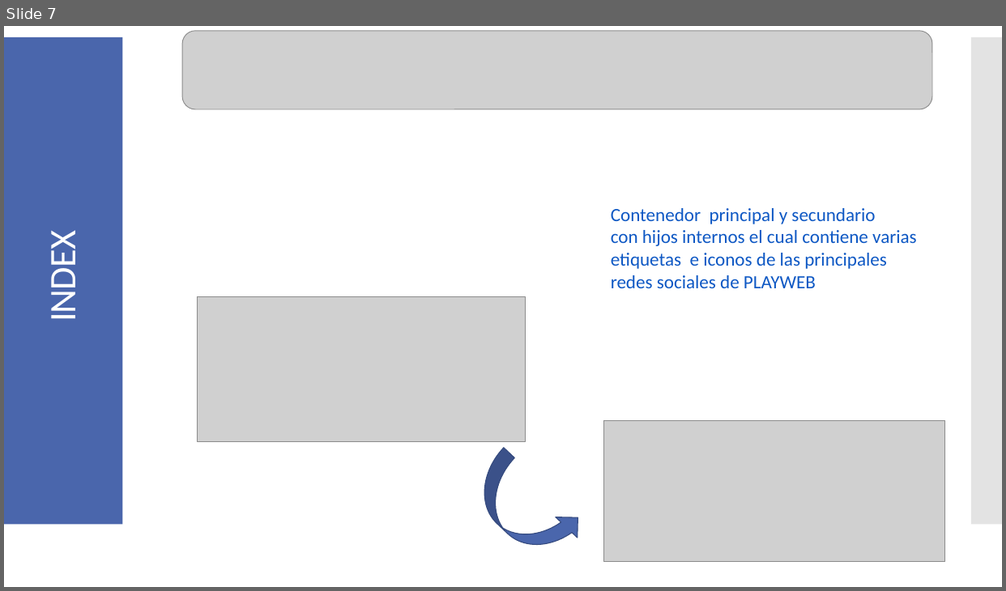
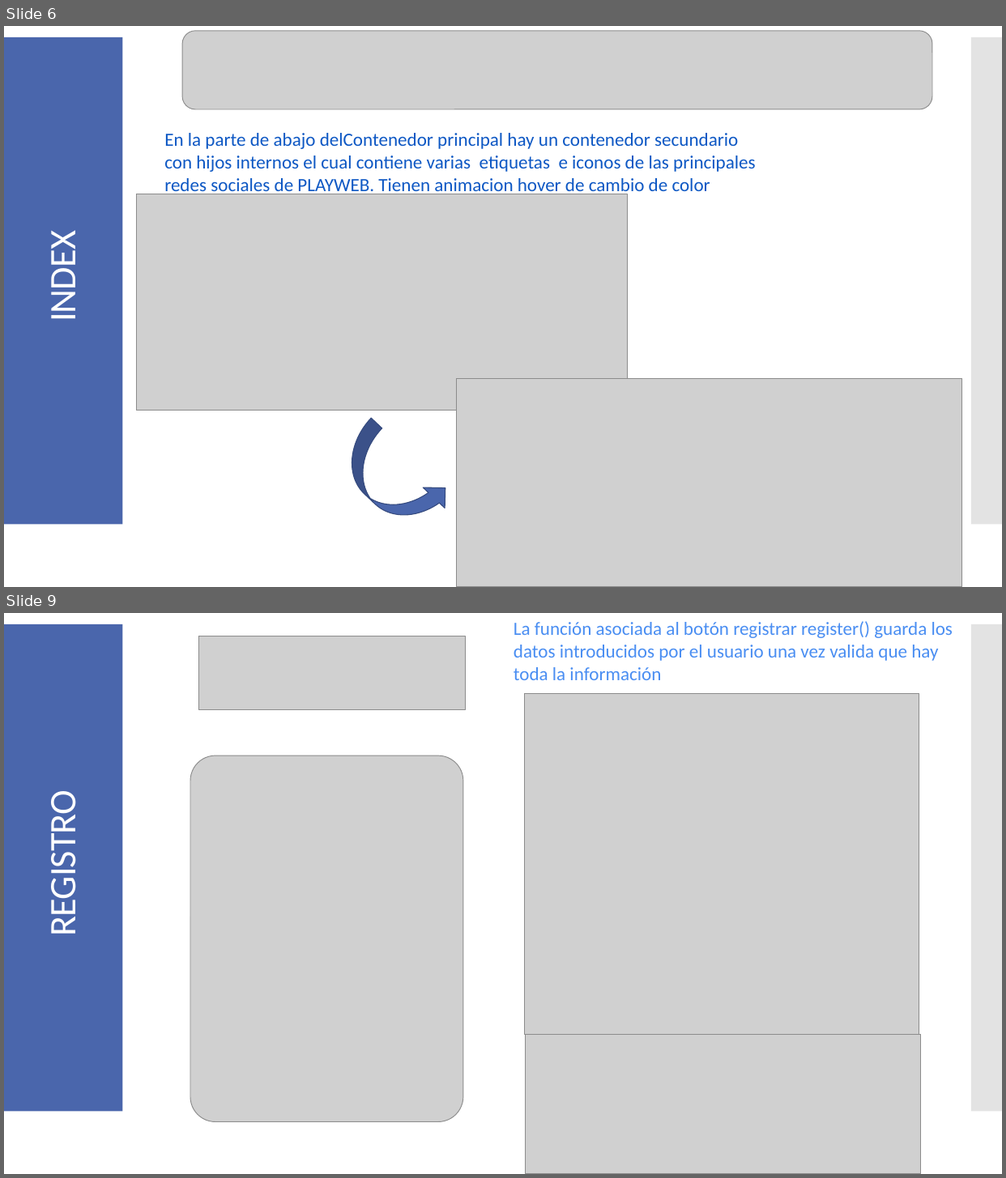
Before and after one commit to MalyJPL/PlayWeb-BICTIA, a slide deck: Manual/Manual_Desarrollo.pptx. Shown one above the other, each under a label of ours: slide 7 before the commit, slides 6 and 9 after it; the slides between them are not shown. The pictures are 1006x591 and 1006x1178 pixels, drawn with LibreOffice and Linux fonts; fonts in the diff are those of the drawing; grey boxes stand for pictures. Boxes give left, top, right and bottom in pixels: in the first picture for what was removed or moved away, otherwise in the second. Text is boxed around its words. In the diff, an @@ line names an element or a change of style, - is before the commit and + after.

```diff
--- a/Manual/Manual_Desarrollo.pptx
+++ b/Manual/Manual_Desarrollo.pptx
@@ slide 9 added at (4, 613, 1002, 1174), background #FFFFFF; not listed: 2 template elements that a slide beside it also shows @@
@@ picture added at (198, 636, 465, 709) @@
@@ rectangle added at (506, 613, 965, 688), outline #FFFFFF 0.75 pt, 18 pt, text #4A8EF2 @@
+La función asociada al botón registrar register() guarda los datos introducidos por el usuario una vez valida que hay toda la información
@@ picture added at (525, 694, 919, 1034) @@
@@ picture added at (190, 756, 463, 1122) @@
@@ title added at (40, 805, 85, 932), 36 pt, text #FFFFFF @@
+REGISTRO
@@ picture added at (526, 1034, 921, 1174) @@
@@ what was slide 7 is now slide 6 @@
@@ slide 6 changed as well @@
@@ text at (164, 133, 756, 196): text changed @@
-Contenedor principal y secundario
-con hijos internos el cual contiene varias
-etiquetas e iconos de las principales
-redes sociales de PLAYWEB
+En la parte de abajo delContenedor principal hay un contenedor secundario
+con hijos internos el cual contiene varias etiquetas e iconos de las principales
+redes sociales de PLAYWEB. Tienen animacion hover de cambio de color
@@ picture: place and size @@
-picture at (197, 297, 526, 442)
+picture at (136, 194, 627, 411)
@@ picture: place and size @@
-picture at (603, 420, 945, 561)
+picture at (456, 378, 962, 587)
@@ curved up arrow: place and size @@
-curved up arrow at (462, 448, 589, 571)
+curved up arrow at (330, 419, 456, 542)
```
Also in this commit, not shown: 6 other slides changed, 17 other slides added, 2 slides removed, 10 other files.
